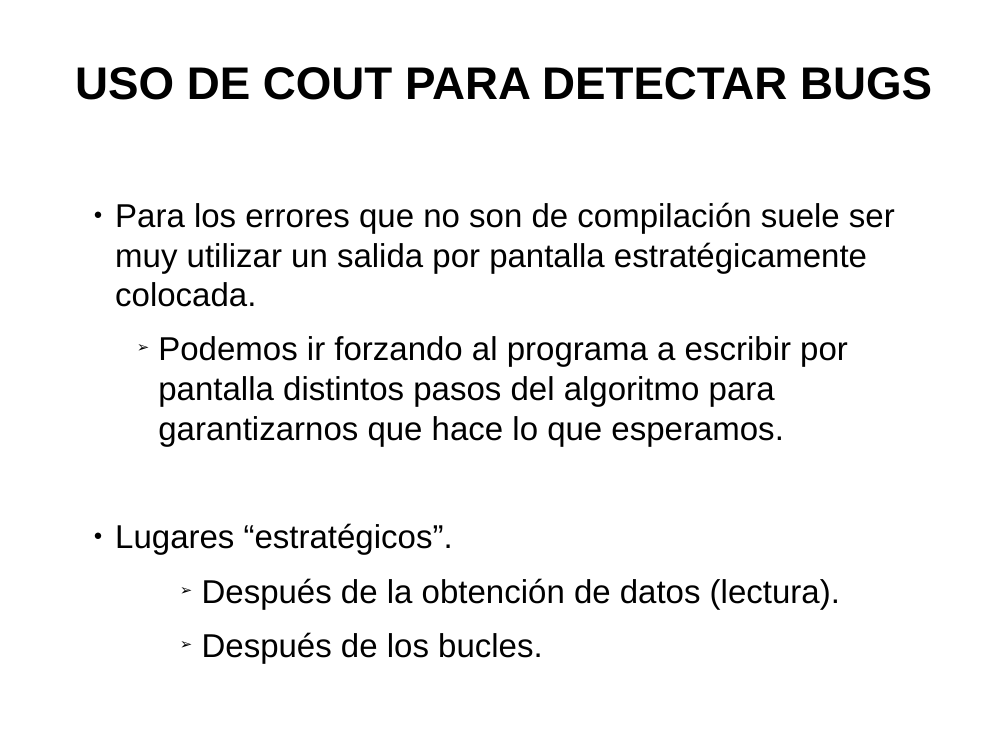
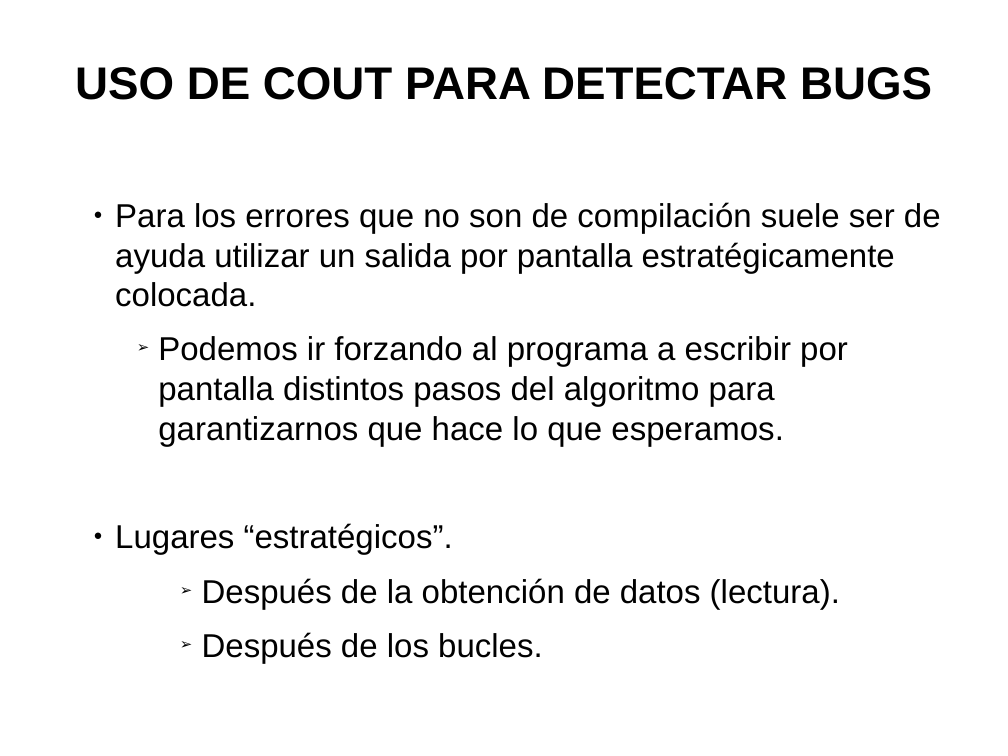
Before and after one commit to trivi/Introduccion-C-EFE-Oct, a slide deck: slide 7 of 06.Detección de errores/06.Detección de errores.odp. Drawn at 1008x756 pixels with LibreOffice and Linux fonts; fonts in the diff are those of the drawing. Boxes give left, top, right and bottom in pixels: in the first picture for what was removed or moved away, otherwise in the second. Text is boxed around its words. In the diff, an @@ line names an element or a change of style, - is before the commit and + after.

Commit message:
Solucionadas erratas en tema 6 y elimada la solucion de los errores

```diff
--- a/06.Detección de errores/06.Detección de errores.odp
+++ b/06.Detección de errores/06.Detección de errores.odp
@@ subtitle at (x1=115, y1=202, x2=941, y2=307): text changed @@
-● Para los errores que no son de compilación suele ser muy utilizar un salida por pantalla estratégicamente colocada.
+● Para los errores que no son de compilación suele ser de ayuda utilizar un salida por pantalla estratégicamente colocada.
```
Also in this commit, not shown: 3 other slides changed, 3 other files.
